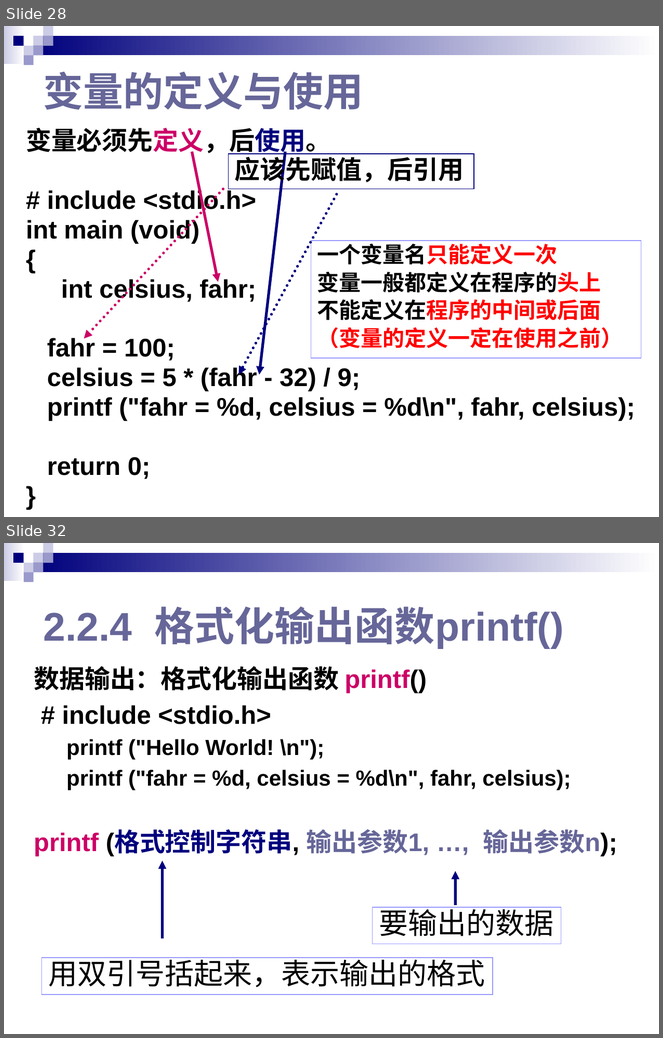
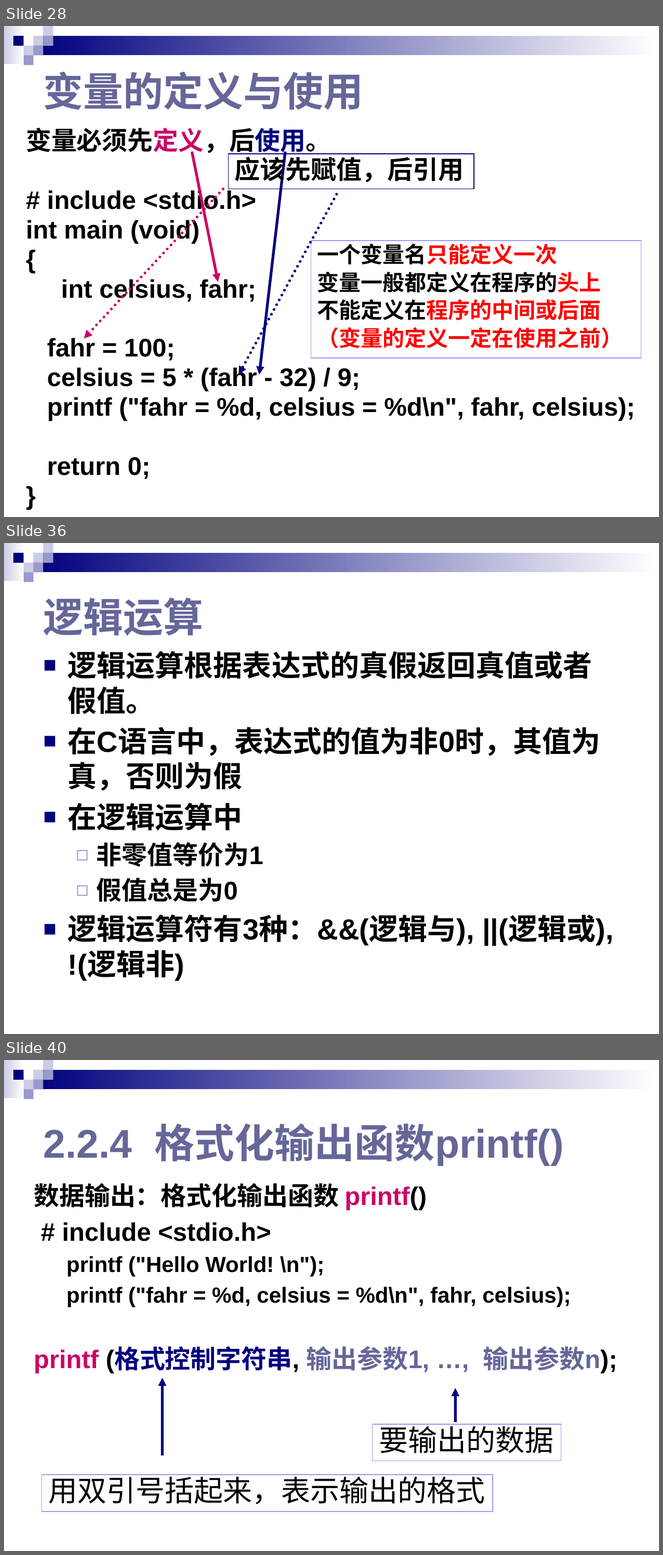
Before and after one commit to BruceY-rgb/sixingyangteaching-mkdocs, a slide deck: docs/day2/chap02用C语言编写程序.pptx. Shown one above the other, each under a label of ours: slides 28 and 32 before the commit, slides 28, 36 and 40 after it; the slides between them are not shown. The pictures are 663x1038 and 663x1555 pixels, drawn with LibreOffice and Linux fonts; fonts in the diff are those of the drawing. Boxes give left, top, right and bottom in pixels: in the first picture for what was removed or moved away, otherwise in the second. Text is boxed around its words. In the diff, an @@ line names an element or a change of style, - is before the commit and + after.

```diff
--- a/docs/day2/chap02用C语言编写程序.pptx
+++ b/docs/day2/chap02用C语言编写程序.pptx
@@ slide 36 added at (4, 543, 659, 1034), background #FFFFFF; not listed: 9 template elements that a slide beside it also shows @@
@@ title added at (44, 598, 204, 636), 44 pt, text #666699, bold @@
+逻辑运算
@@ text added at (68, 651, 614, 980), 32 pt, text #000000, bold @@
+■ 逻辑运算根据表达式的真假返回真值或者假值。
+■ 在C语言中，表达式的值为非0时，其值为真，否则为假
+■ 在逻辑运算中
+  ◻ 非零值等价为1
+  ◻ 假值总是为0
+■ 逻辑运算符有3种：&&(逻辑与), ||(逻辑或), !(逻辑非)
@@ what was slide 32 is now slide 40 @@
```
Also in this commit, not shown: 3 slides changed, 7 other slides added, 19 other files.
